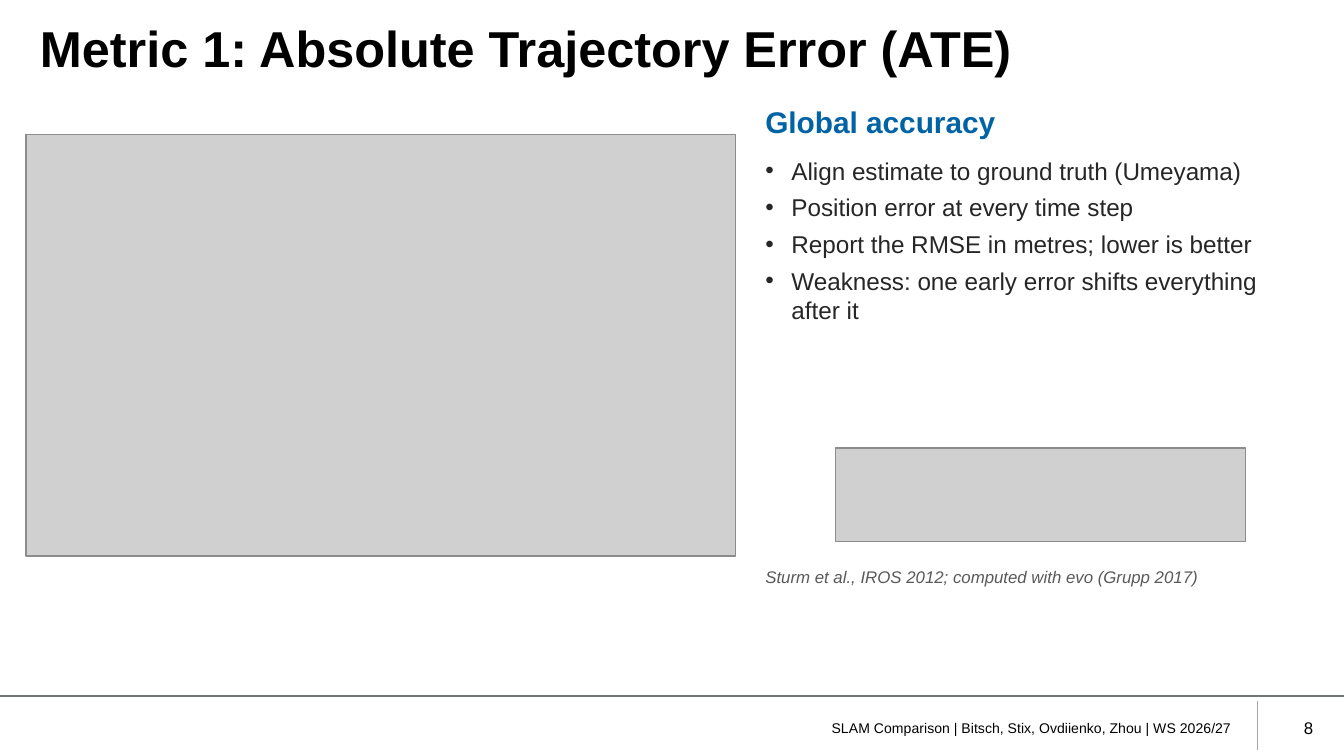
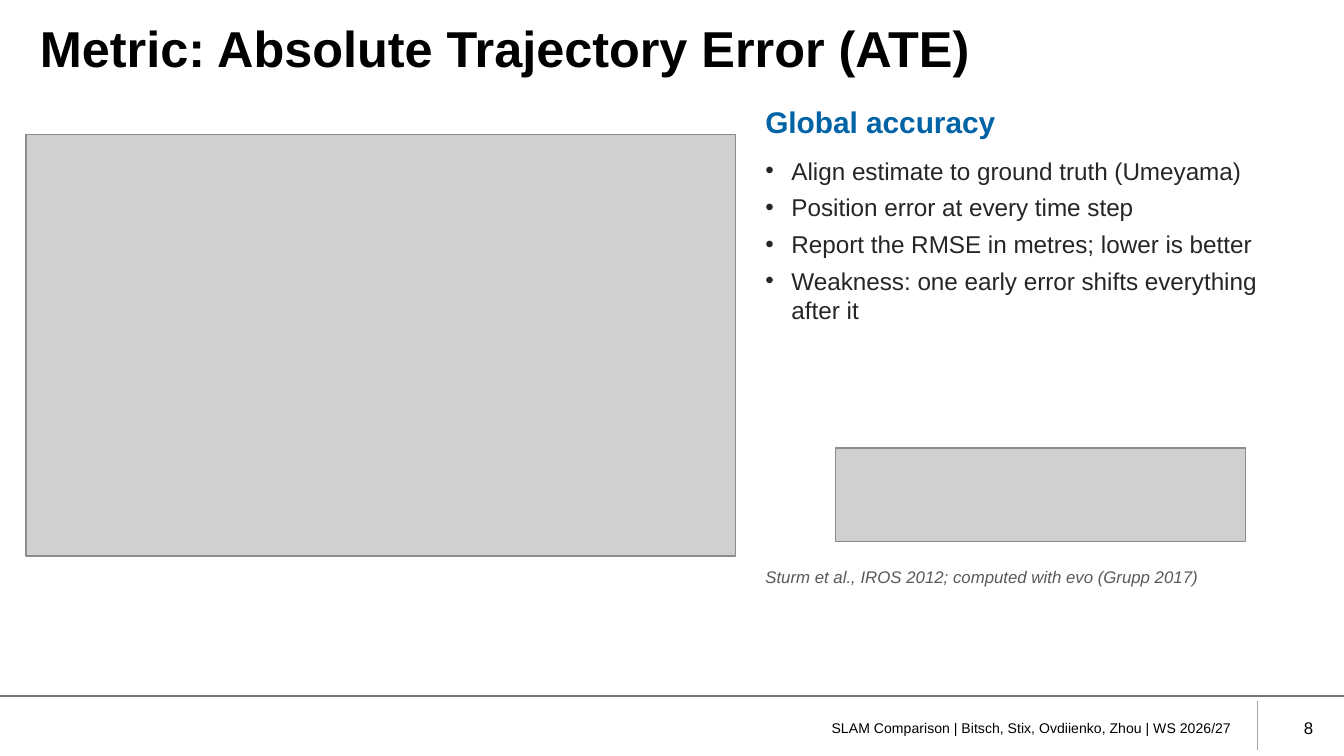
Before and after one commit to eliasbitsch/bEARL, a slide deck: slide 8 of slides/slam_comparison.pptx. Drawn at 1344x756 pixels with LibreOffice and Linux fonts; fonts in the diff are those of the drawing; grey boxes stand for pictures; background and template pictures are left out. Boxes give left, top, right and bottom in pixels: in the first picture for what was removed or moved away, otherwise in the second. Text is boxed around its words. In the diff, an @@ line names an element or a change of style, - is before the commit and + after.

Commit message:
Drop RPE: ATE is the only trajectory metric (lecturer feedback)

```diff
--- a/slides/slam_comparison.pptx
+++ b/slides/slam_comparison.pptx
@@ title at box(40, 30, 970, 77): text changed @@
-Metric 1: Absolute Trajectory Error (ATE)
+Metric: Absolute Trajectory Error (ATE)
```
Also in this commit, not shown: 2 other slides changed, 1 slide removed, 7 other files.
